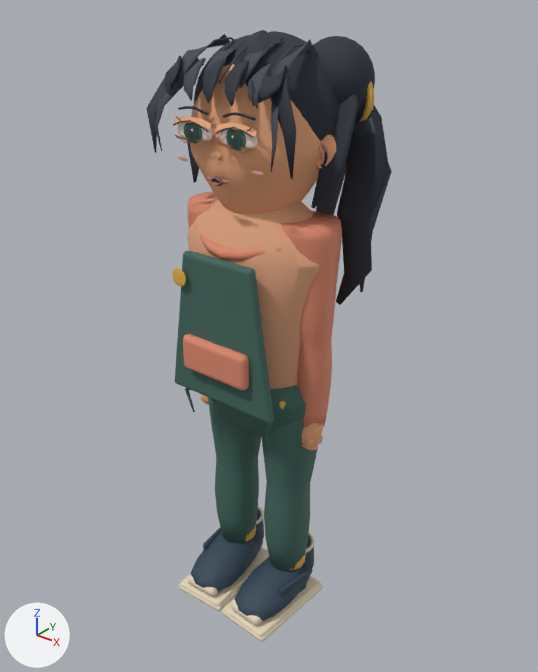
Two versions of the glTF model models/atrium/residents/xu-master.glb, one commit apart.
The view is the same before and after, from a 50 mm camera at (1.25, -1.528, 1.888) aimed at (0.018, 0.013, 0.932). Arrows for +X, +Y and +Z are at lower left; the lights stay in place. The first picture is the older version. Where no turn or scale is listed for an object, it has been applied to the vertices. Vertices at exactly the same position are counted once.

In view in the first picture: 'EyePivot_-1_Surface', 'EyePivot_1_Surface', 'HeadPivot_Surface', 'SkinnedArticulationCore', 'VisualRoot_Surface' and 2 more.
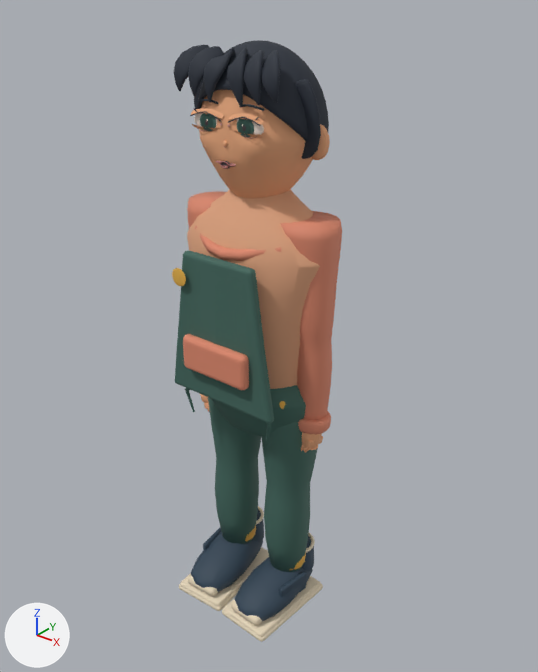
ob_headpivot is not drawn itself; it is the parent of ob_browpivot__1, ob_browpivot_1, ob_eyepivot__1, ob_eyepivot_1, ob_headpivot_surface, ob_mouthpivot, ob_ponytailpivot.

Where the newer file only moved an object's origin or applied its transform, the numbers keep the older frame.

Changed parts and their boxes [x1, y1, x2, y2] in the pictures (538 x 672 px; the box of a moved part takes in the faces that stretch with it):
```json
{"object": "HeadPivot_Surface", "change": "reshaped, moved, rescaled", "before": [146, 30, 392, 305], "after": [174, 40, 330, 198], "on screen": "36% narrower, 42% shorter"}
{"object": "EyePivot_1_Surface", "change": "moved, rescaled", "before": [215, 123, 258, 153], "after": [227, 113, 264, 139], "on screen": "14% narrower, 13% shorter"}
{"object": "EyePivot_-1_Surface", "change": "moved, rescaled", "before": [173, 116, 213, 143], "after": [190, 108, 224, 131], "on screen": "15% narrower, 14% shorter"}
{"object": "MouthClosedPivot_Surface", "change": "moved, rescaled", "before": [206, 176, 230, 184], "after": [216, 161, 236, 167]}
{"part": 3, "of": "me_sphere", "change": "moved or reshaped", "before": [178, 106, 209, 115], "after": [198, 99, 218, 104]}
{"part": 4, "of": "me_sphere", "change": "moved or reshaped", "before": [223, 112, 256, 121], "after": [239, 104, 264, 111]}
{"part": 5, "of": "me_sphere", "change": "rebuilt", "before": [194, 30, 339, 141], "after": [197, 40, 329, 142]}
{"part": 6, "of": "me_sphere", "change": "rebuilt", "before": [184, 58, 206, 101], "after": [188, 46, 224, 97], "on screen": "61% wider, 18% taller"}
{"part": 7, "of": "me_sphere", "change": "rebuilt", "before": [225, 60, 249, 106], "after": [227, 48, 248, 107], "on screen": "12% narrower, 28% taller"}
{"part": 8, "of": "me_sphere", "change": "deleted", "before": [178, 36, 392, 305]}
{"part": 9, "of": "me_sphere", "change": "moved or reshaped", "before": [146, 34, 359, 208], "after": [174, 45, 321, 159]}
```

Edits to the scene script, one JSON object a line:
```json
{"block": "me_sphere_001", "where": "# used by ob_eyepivot__1_surface; location = (-0.071, -0.171, 1.538)"}
{"op": "remove", "block": "me_sphere_001", "code": "me_sphere_001.from_pydata(...)  # 1456 vertices, 2820 faces; spans x -0.0618..0.0619, y -0.0169..0.0077, z -0.0284..0.0359"}
{"op": "add", "block": "me_sphere_001", "code": "me_sphere_001.from_pydata(...)  # 1456 vertices, 2820 faces; spans x -0.0436..0.0632, y 0.0293..0.0505, z -0.0046..0.051"}
{"block": "me_sphere_001", "change": "me_sphere_001 part 1: the whole mesh is scaled about its middle by 0.864, then moved by (0.0097, 0.0445, 0.0195)"}
{"block": "me_sphere_008", "where": "# used by ob_eyepivot_1_surface; location = (0.071, -0.171, 1.538)"}
{"op": "remove", "block": "me_sphere_008", "code": "me_sphere_008.from_pydata(...)  # 1456 vertices, 2820 faces; spans x -0.0619..0.0618, y -0.0169..0.0077, z -0.0284..0.0359"}
{"op": "add", "block": "me_sphere_008", "code": "me_sphere_008.from_pydata(...)  # 1456 vertices, 2820 faces; spans x -0.0632..0.0436, y 0.0303..0.0515, z -0.0046..0.051"}
{"block": "me_sphere_008", "change": "me_sphere_008 part 2: the whole mesh is scaled about its middle by 0.864, then moved by (-0.0097, 0.0454, 0.0195)"}
{"block": "me_sphere", "where": "# used by ob_headpivot_surface; parent = ob_headpivot; location = (0.0, 0.0, 0.0)"}
{"op": "remove", "block": "me_sphere", "code": "me_sphere.from_pydata(...)  # 6102 vertices, 12044 faces; spans x -0.303..0.378, y -0.23..0.213, z -0.514..0.312"}
{"op": "add", "block": "me_sphere", "code": "me_sphere.from_pydata(...)  # 6338 vertices, 12584 faces; spans x -0.272..0.272, y -0.2..0.305, z -0.27..0.298"}
{"block": "me_sphere", "change": "me_sphere part 3: the loose piece of 70 vertices spanning x -0.14..-0.028, y -0.215..-0.197, z 0.095..0.117 is moved by (0.0, 0.04, 0.0)"}
{"block": "me_sphere", "change": "me_sphere part 4: the loose piece of 70 vertices spanning x 0.028..0.14, y -0.215..-0.197, z 0.095..0.117 is moved by (0.0, 0.039, 0.0)"}
{"block": "me_sphere", "change": "me_sphere part 5: the loose piece of 1552 vertices spanning x -0.235..0.247, y -0.149..0.212, z -0.144..0.312 is rebuilt with 1346 vertices and now spans x -0.245..0.237, y -0.18..0.206, z -0.099..0.298"}
{"block": "me_sphere", "change": "me_sphere part 6: the loose piece of 52 vertices spanning x -0.144..-0.055, y -0.23..-0.127, z 0.134..0.243 is rebuilt with 182 vertices and now spans x -0.154..-0.065, y -0.2..-0.098, z 0.119..0.282"}
{"block": "me_sphere", "change": "me_sphere part 7: the loose piece of 52 vertices spanning x 0.009..0.095, y -0.23..-0.126, z 0.133..0.246 is rebuilt with 182 vertices and now spans x 0.0..0.08, y -0.2..-0.096, z 0.105..0.284"}
{"block": "me_sphere", "change": "me_sphere part 8: 9 loose pieces with 1004 vertices, spanning x -0.162..0.378, y -0.201..0.213, z -0.514..0.302, are deleted"}
{"block": "me_sphere", "change": "me_sphere part 9: 930 vertices removed from x -0.303..0.303, y -0.23..0.152, z -0.165..0.301; 1638 vertices added at x -0.27..0.27, y -0.2..0.305, z -0.21..0.284"}
{"block": "me_sphere", "change": "other edits to the shape of me_sphere do not show in these pictures"}
{"op": "set", "path": "ob_headpivot.location", "old": "(0.0, 0.0, 1.501)", "new": "(0.0, 0.0, 1.526)"}
{"op": "set", "path": "ob_headpivot.scale", "old": "(0.88, 0.84, 0.836)", "new": "(0.76, 0.726, 0.722)"}
```
